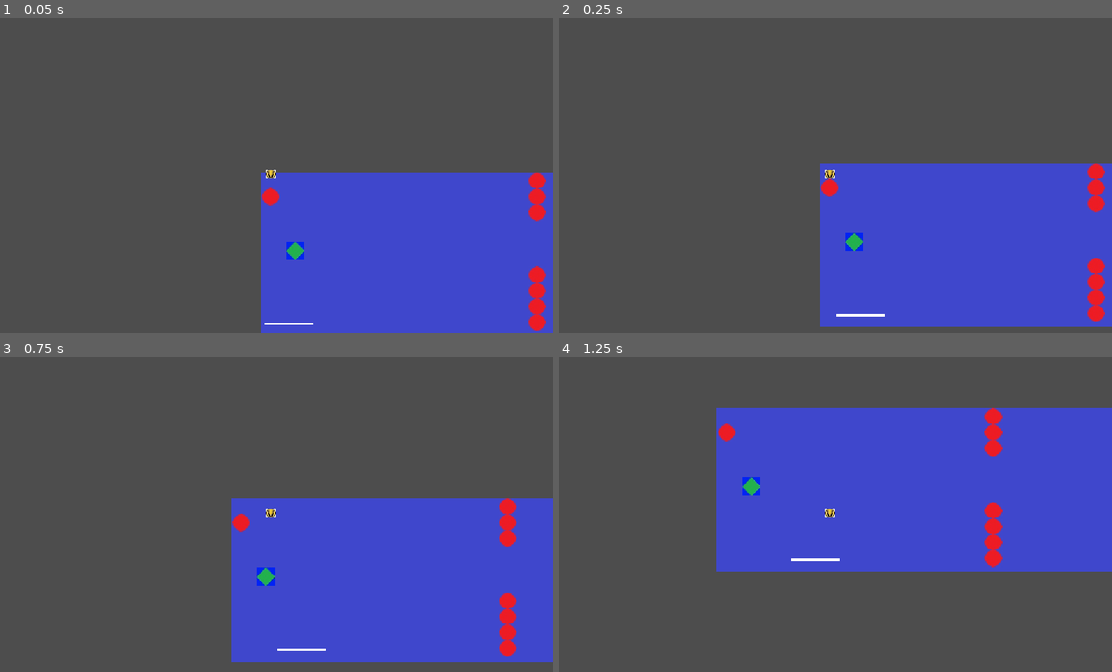
Above: before the commit, frames 1-4 (two rows, left to right).
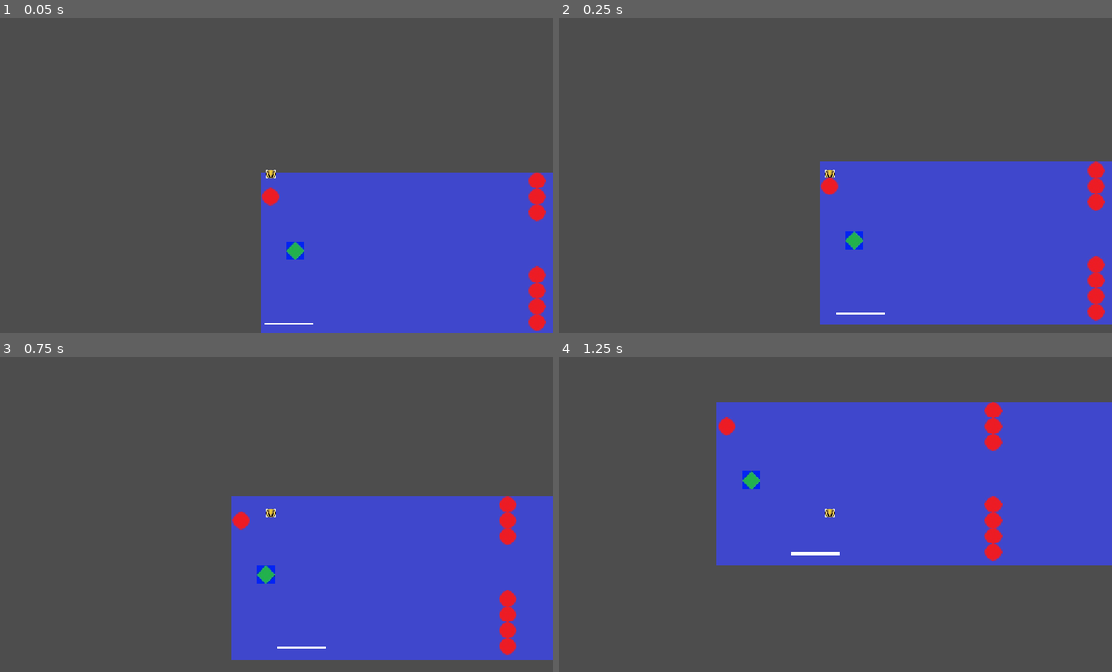
Above: after the commit, the same moments.

Repository: isobel-p/haven
Game: Godot game, scene res://game.tscn
The game is run twice, just before and just after one commit, with the same random seed, the same clock (stepped at 60 frames per second) and the same inputs.
Inputs:
- Up to frame 1 (0.05 s): no input
- Up to frame 2 (0.25 s): no input
- Up to frame 3 (0.75 s): hold Right (right) from 0.53 s (still down)
- Up to frame 4 (1.25 s): keep holding Right (right); tap Up (jump) at 0.77 s

Frame 1 is identical in both runs. In frame 2, 1.3% of the frame differs, in the area x 47-100%, y 45-98%; in frame 3, 1.5%; in frame 4, 3.9%, in the area x 28-100%, y 14-69%.

Commit message:
Fix spike collisions

Diff:
--- a/game.tscn
+++ b/game.tscn
@@ -9,7 +9,7 @@
 [ext_resource type="Texture2D" uid="uid://cwyw0e2npgmky" path="res://Enemy.jpg" id="6_ryrav"]
 
 [sub_resource type="CircleShape2D" id="CircleShape2D_yt5sy"]
-radius = 12.0
+radius = 9.055386
 
 [sub_resource type="TileSetAtlasSource" id="TileSetAtlasSource_j5wjh"]
 texture = ExtResource("4_ryrav")
--- a/scripts/character_body_2d.gd
+++ b/scripts/character_body_2d.gd
@@ -3,6 +3,7 @@
 var jumps: int = 2
 
 func respawn() -> void:
+	print("Respawning...")
 	global_position.x = 17.5
 	global_position.y = 0
 
--- a/spike.gd
+++ b/spike.gd
@@ -11,7 +11,5 @@
 	pass
 
 func _on_area_2d_body_entered(body: Node2D) -> void:
-	print("die")
 	if body is CharacterBody2D:
-		print("die human")
 		body.respawn()
--- a/spike.tscn
+++ b/spike.tscn
@@ -3,8 +3,8 @@
 [ext_resource type="Script" uid="uid://drak8ae6k8ei4" path="res://spike.gd" id="1_8ryga"]
 [ext_resource type="Texture2D" uid="uid://cwyw0e2npgmky" path="res://Enemy.jpg" id="2_7k7bx"]
 
-[sub_resource type="RectangleShape2D" id="RectangleShape2D_i7i1h"]
-size = Vector2(40, 42)
+[sub_resource type="RectangleShape2D" id="RectangleShape2D_gw4ko"]
+size = Vector2(36, 38)
 
 [node name="Spike" type="Node2D" unique_id=812565973]
 
@@ -14,12 +14,9 @@
 [node name="Sprite2D" type="Sprite2D" parent="AnimatableBody2D" unique_id=584735944]
 texture = ExtResource("2_7k7bx")
 
-[node name="CollisionShape2D" type="CollisionShape2D" parent="AnimatableBody2D" unique_id=1677371640]
-shape = SubResource("RectangleShape2D_i7i1h")
-
 [node name="Area2D" type="Area2D" parent="AnimatableBody2D" unique_id=1283164990]
 
-[node name="CollisionShape2D2" type="CollisionShape2D" parent="AnimatableBody2D/Area2D" unique_id=1354610395]
-shape = SubResource("RectangleShape2D_i7i1h")
+[node name="CollisionShape2D" type="CollisionShape2D" parent="AnimatableBody2D/Area2D" unique_id=1752748924]
+shape = SubResource("RectangleShape2D_gw4ko")
 
 [connection signal="body_entered" from="AnimatableBody2D/Area2D" to="AnimatableBody2D" method="_on_area_2d_body_entered"]
